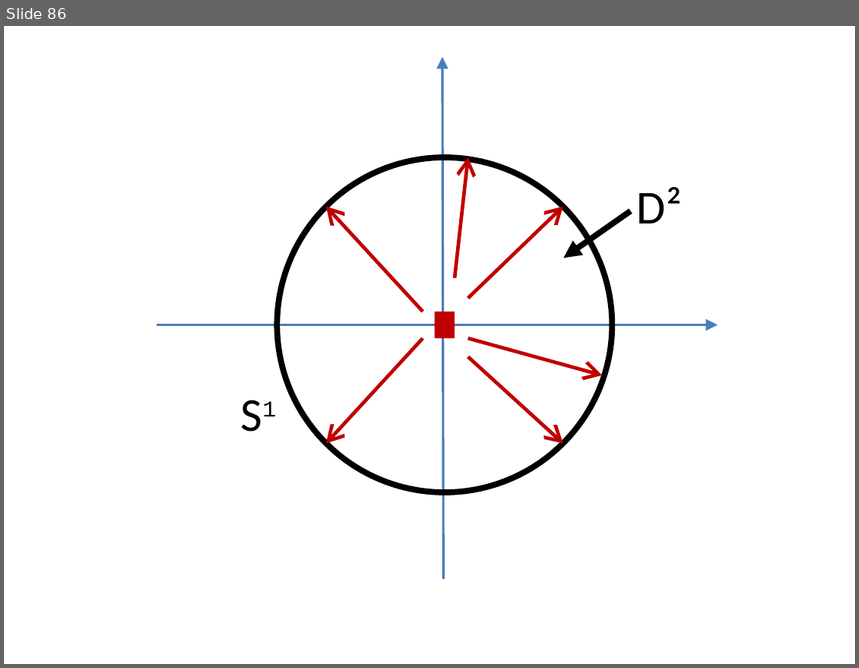
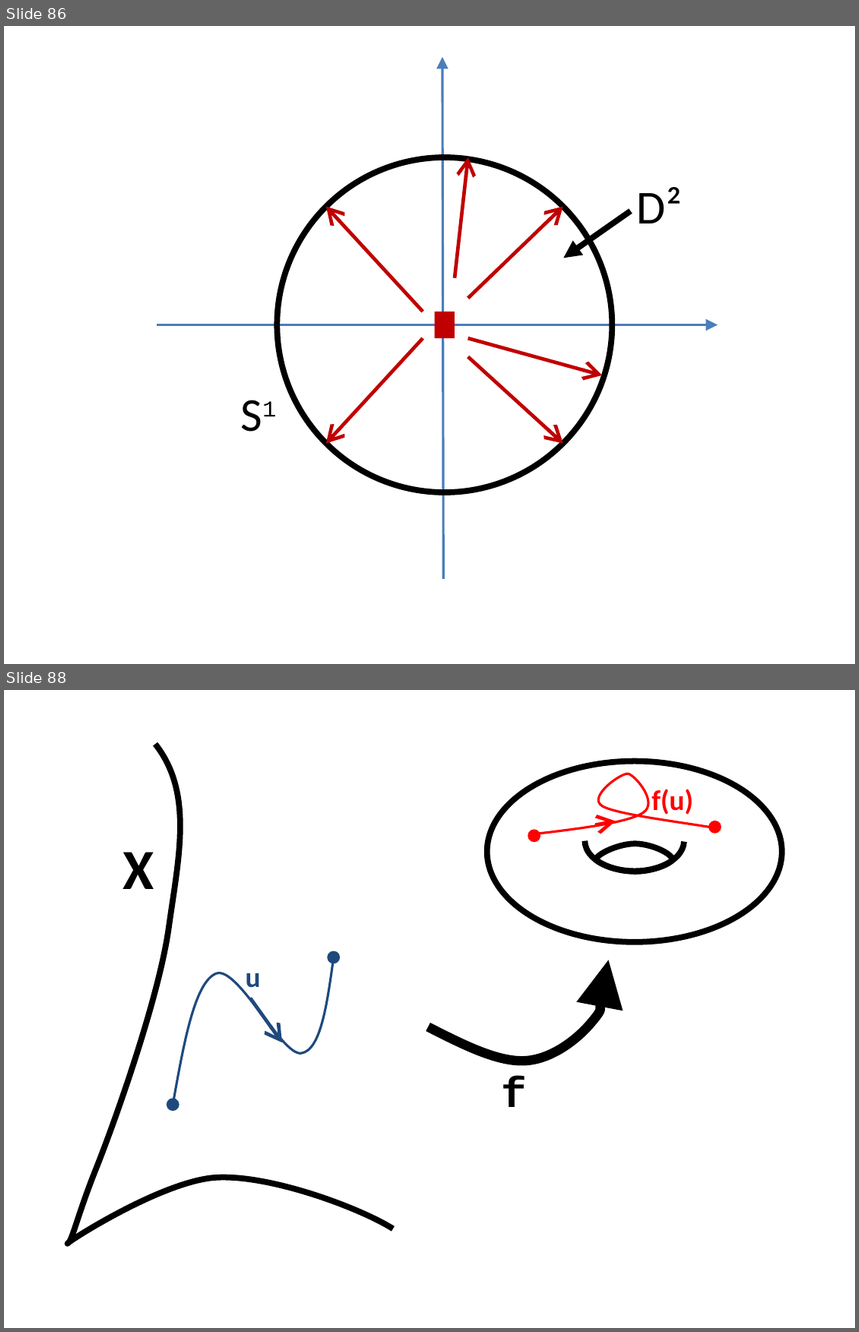
Before and after one commit to lutteropp/GeoTopo, a slide deck: images/Bilder.pptx. Shown one above the other, each under a label of ours: slide 86 before the commit, slides 86 and 88 after it; the slides between them are not shown. The pictures are 859x668 and 859x1332 pixels, drawn with LibreOffice and Linux fonts; fonts in the diff are those of the drawing. Boxes give left, top, right and bottom in pixels: in the first picture for what was removed or moved away, otherwise in the second. Text is boxed around its words. In the diff, an @@ line names an element or a change of style, - is before the commit and + after.

```diff
--- a/images/Bilder.pptx
+++ b/images/Bilder.pptx
@@ slide 88 added at <box>4,690,855,1328</box>, background #FFFFFF @@
@@ freeform shape added at <box>68,744,394,1243</box>, outline #000000 5 pt @@
@@ ellipse added at <box>487,761,782,943</box>, outline #000000 5 pt @@
@@ freeform shape added at <box>531,774,720,834</box>, outline #FF0000 2 pt @@
@@ text added at <box>652,789,693,818</box>, 24 pt, text #FF0000, bold @@
+f(u)
@@ arc (boxed as its full ellipse) added at <box>585,811,685,872</box>, outline #000000 5 pt @@
@@ arrow added from (595, 825) to (615, 821), #FF0000 3 pt @@
@@ ellipse added at <box>709,822,720,832</box>, fill #FF0000, outline #FF0000 2 pt @@
@@ ellipse added at <box>529,831,539,840</box>, fill #FF0000, outline #FF0000 2 pt @@
@@ freeform shape added at <box>595,844,674,872</box>, outline #000000 5 pt @@
@@ text added at <box>123,852,154,889</box>, 48 pt, text #000000, bold @@
+X
@@ freeform shape added at <box>428,918,635,1106</box>, outline #000000 8 pt @@
@@ freeform shape added at <box>173,958,333,1104</box>, outline #1F497D 2 pt @@
@@ ellipse added at <box>329,952,338,962</box>, fill #1F497D, outline #1F497D 2 pt @@
@@ text added at <box>246,973,261,995</box>, 24 pt, text #1F497D, bold @@
+u
@@ arrow added from (250, 998) to (282, 1043), #1F497D 3 pt @@
@@ text added at <box>502,1077,528,1107</box>, 36 pt, text #000000, bold @@
+f
@@ ellipse added at <box>167,1100,177,1110</box>, fill #1F497D, outline #1F497D 2 pt @@
```
Also in this commit, not shown: 1 slide changed, 4 other slides added, 14 other files.
